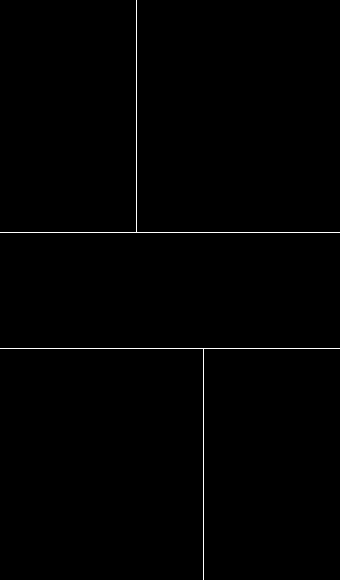
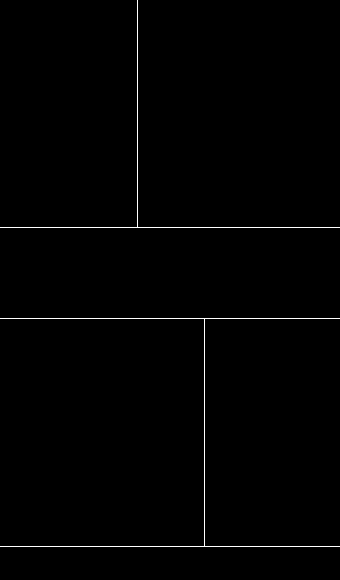
Layers edited between the first and the second (340, 580) image:
added layer "Прямоугольник 3" above "1" over [0, 546, 340, 580]
painted on "Прямоугольник 2" (1st of 2) over [0, 0, 138, 233]
painted on "Прямоугольник 2" (2nd of 2) over [203, 318, 340, 580]
painted on "Прямоугольник 1" over [0, 227, 340, 349]
